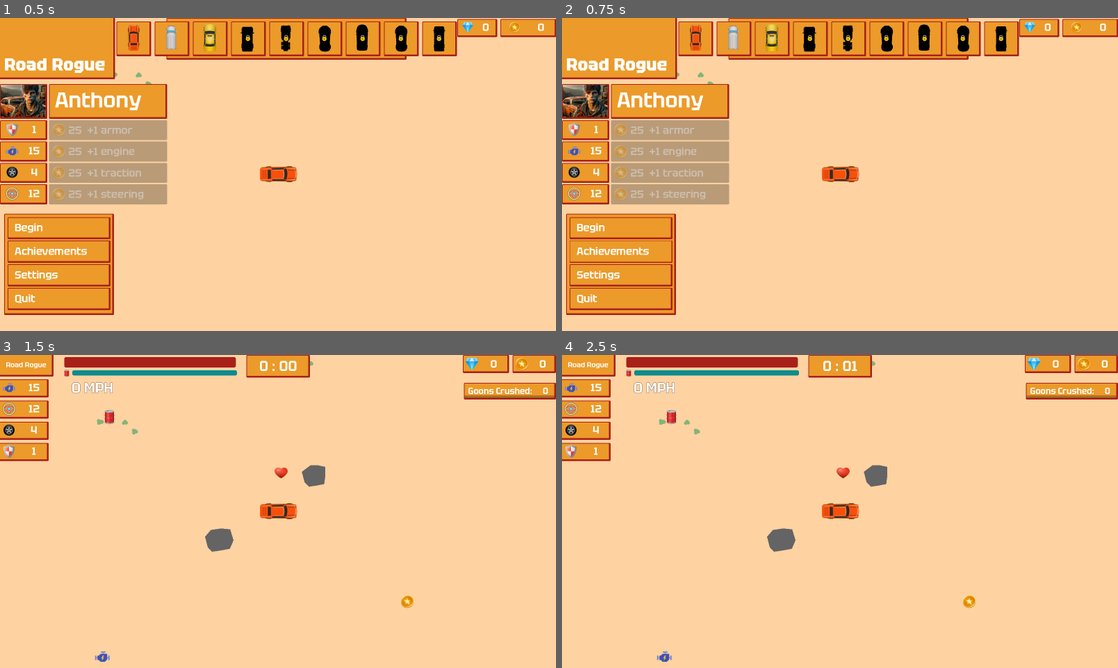
Above: before the commit, frames 1-4 (two rows, left to right).
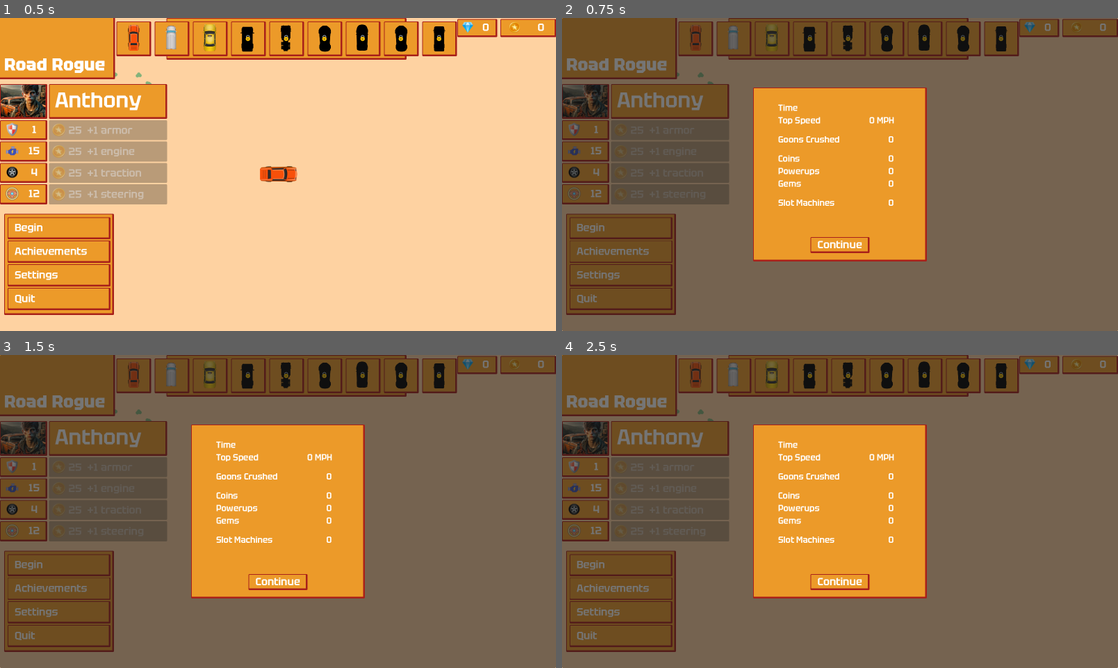
Above: after the commit, the same moments.

Repository: gregrylivingston/GoonCrusher
Game: Godot game, scene res://scene/player/menu/main/mainMenuCamera.tscn
Same seed, same stepped clock (60 frames per second), same inputs: the game is played once before the commit and once after it.
Inputs (mouse positions are in pixels of both pictures, inside the frame that each line leads up to):
- Up to frame 1 (0.5 s): no input
- Up to frame 2 (0.75 s): click "Achievements" at 0.5 s
- Up to frame 3 (1.5 s): click "Begin" at 1.25 s
- Up to frame 4 (2.5 s): click (623, 564) at 2 s, where only the run after the commit has a clickable "Begin"

Frame 1 is identical in both runs. In frame 2, 99% of the frame differs, in the area x 0-100%, y 0-100%; in frame 3, 100%; in frame 4, 100%.

Commit message:
records / achievements 2

Diff:
--- a/lib/overhead_car_2d/overhead_car_body_2d.gd
+++ b/lib/overhead_car_2d/overhead_car_body_2d.gd
@@ -33,6 +33,7 @@
 var coin = 0
 var gem = 0
 var currentGoonsCrushed = 0
+var slotMachines = 0
 
 @onready var rewardAudioPlayer = $"AudioStream-Reward"
 
--- a/scene/player/menu/gameSummary.gd
+++ b/scene/player/menu/gameSummary.gd
@@ -1,27 +1,70 @@
 extends CanvasLayer
 
+var isGameSummary: bool = true #alternative is achievements menu for now
 
 # Called when the node enters the scene tree for the first time.
 func _ready():
 	process_mode = Node.PROCESS_MODE_ALWAYS
+	if isGameSummary: buildGameSummary()
+	else: buildAchievementSummary()
 
+
+func buildGameSummary():
+			#"records":{"time":0,"gem":0,"coin":0,"speed":0,"goonsCrushed":0,"slotMachines":0,"powerups":0,},
+	var crushed = Root.playerCar.currentGoonsCrushed
+	if crushed > SaveManager.playerData.cars[Root.playerCar.carId].records.goonsCrushed:
+		SaveManager.playerData.cars[Root.playerCar.carId].records.goonsCrushed = crushed
 	$Panel/Panel2/VBoxContainer/HBoxContainer6/goonsCrushed.text = str(Root.playerCar.currentGoonsCrushed)
-	$Panel/Panel2/VBoxContainer/HBoxContainer3/topSpeed.text = str(int(Root.playerCar._highest_measured_speed/10)) + " MPH"
+
+	var topSpeed = int(Root.playerCar._highest_measured_speed/10)
+	if topSpeed > SaveManager.playerData.cars[Root.playerCar.carId].records.speed:
+		SaveManager.playerData.cars[Root.playerCar.carId].records.speed = topSpeed
+	$Panel/Panel2/VBoxContainer/HBoxContainer3/topSpeed.text = str(topSpeed) + " MPH"
+
 	$Panel/Panel2/VBoxContainer/HBoxContainer7/time.text = str( get_tree().get_first_node_in_group("runTimer").text )
 
+	var coin = Root.playerCar.coin
+	if coin > SaveManager.playerData.cars[Root.playerCar.carId].records.coin:
+		SaveManager.playerData.cars[Root.playerCar.carId].records.coin = coin
 	$Panel/Panel2/VBoxContainer/HBoxContainer2/coinsCollected.text = str(Root.playerCar.coin)
-	$Panel/Panel2/VBoxContainer/HBoxContainer4/powerups.text = str( Root.playerCar.powerupsCollected )
-	$Panel/Panel2/VBoxContainer/HBoxContainer5/gems.text = str(Root.playerCar.gem)
 
-	Root.earnedCoins = Root.playerCar.coin
-	Root.earnedGems = Root.playerCar.gem
+	var powerups = Root.playerCar.powerupsCollected
+	if powerups > SaveManager.playerData.cars[Root.playerCar.carId].records.powerups:
+		SaveManager.playerData.cars[Root.playerCar.carId].records.powerups = powerups
+	$Panel/Panel2/VBoxContainer/HBoxContainer4/powerups.text = str( powerups )
+
+	var gem = Root.playerCar.gem
+	if gem > SaveManager.playerData.cars[Root.playerCar.carId].records.gem:
+		SaveManager.playerData.cars[Root.playerCar.carId].records.gem = gem
+	$Panel/Panel2/VBoxContainer/HBoxContainer5/gems.text = str(gem)
+
+	var slotMachines = Root.playerCar.slotMachines
+	if slotMachines > SaveManager.playerData.cars[Root.playerCar.carId].records.slotMachines:
+		SaveManager.playerData.cars[Root.playerCar.carId].records.slotMachines = slotMachines
+
+	$Panel/Panel2/VBoxContainer/HBoxContainer8/slotMachines.text = str(slotMachines)
+	Root.earnedCoins = coin
+	Root.earnedGems = gem
+	SaveManager.save_character_data()
 
 
-# Called every frame. 'delta' is the elapsed time since the previous frame.
-func _process(delta):
-	pass
+
+func buildAchievementSummary():
+	$Panel/Panel2/VBoxContainer/HBoxContainer6/goonsCrushed.text = str(SaveManager.playerData.cars[Root.playerCar.carId].records.goonsCrushed)
+	$Panel/Panel2/VBoxContainer/HBoxContainer3/topSpeed.text = str(SaveManager.playerData.cars[Root.playerCar.carId].records.speed) + " MPH"
+	$Panel/Panel2/VBoxContainer/HBoxContainer7/time.visible = false
+
+	$Panel/Panel2/VBoxContainer/HBoxContainer2/coinsCollected.text = str(SaveManager.playerData.cars[Root.playerCar.carId].records.coin)
+	$Panel/Panel2/VBoxContainer/HBoxContainer4/powerups.text = str( SaveManager.playerData.cars[Root.playerCar.carId].records.powerups )
+	$Panel/Panel2/VBoxContainer/HBoxContainer5/gems.text = str(SaveManager.playerData.cars[Root.playerCar.carId].records.gem)
+
+	$Panel/Panel2/VBoxContainer/HBoxContainer8/slotMachines.text = str(SaveManager.playerData.cars[Root.playerCar.carId].records.slotMachines)
+
+
 
 
 func _on_continue_pressed():
-	get_tree().paused = false
-	get_tree().change_scene_to_file("res://scene/player/menu/main/mainMenuCamera.tscn")
+	if isGameSummary:
+		get_tree().paused = false
+		get_tree().change_scene_to_file("res://scene/player/menu/main/mainMenuCamera.tscn")
+	else: queue_free()
--- a/scene/player/menu/gameSummary.tscn
+++ b/scene/player/menu/gameSummary.tscn
@@ -62,7 +62,7 @@
 [node name="Label" type="Label" parent="Panel/Panel2/VBoxContainer/HBoxContainer7"]
 layout_mode = 2
 theme_override_font_sizes/font_size = 24
-text = "Top Speed"
+text = "Time"
 
 [node name="time" type="Label" parent="Panel/Panel2/VBoxContainer/HBoxContainer7"]
 layout_mode = 2
@@ -70,20 +70,6 @@
 theme_override_font_sizes/font_size = 24
 text = "0
 "
-
-[node name="HBoxContainer6" type="HBoxContainer" parent="Panel/Panel2/VBoxContainer"]
-layout_mode = 2
-
-[node name="Label" type="Label" parent="Panel/Panel2/VBoxContainer/HBoxContainer6"]
-layout_mode = 2
-theme_override_font_sizes/font_size = 24
-text = "Goons Crushed"
-
-[node name="goonsCrushed" type="Label" parent="Panel/Panel2/VBoxContainer/HBoxContainer6"]
-layout_mode = 2
-size_flags_horizontal = 10
-theme_override_font_sizes/font_size = 24
-text = "2"
 
 [node name="HBoxContainer3" type="HBoxContainer" parent="Panel/Panel2/VBoxContainer"]
 layout_mode = 2
@@ -99,6 +85,25 @@
 theme_override_font_sizes/font_size = 24
 text = "0
 "
+
+[node name="HSeparator3" type="HSeparator" parent="Panel/Panel2/VBoxContainer"]
+modulate = Color(1, 1, 1, 0)
+custom_minimum_size = Vector2(0, 15)
+layout_mode = 2
+
+[node name="HBoxContainer6" type="HBoxContainer" parent="Panel/Panel2/VBoxContainer"]
+layout_mode = 2
+
+[node name="Label" type="Label" parent="Panel/Panel2/VBoxContainer/HBoxContainer6"]
+layout_mode = 2
+theme_override_font_sizes/font_size = 24
+text = "Goons Crushed"
+
+[node name="goonsCrushed" type="Label" parent="Panel/Panel2/VBoxContainer/HBoxContainer6"]
+layout_mode = 2
+size_flags_horizontal = 10
+theme_override_font_sizes/font_size = 24
+text = "2"
 
 [node name="HSeparator" type="HSeparator" parent="Panel/Panel2/VBoxContainer"]
 modulate = Color(1, 1, 1, 0)
@@ -147,6 +152,25 @@
 theme_override_font_sizes/font_size = 24
 text = "0"
 
+[node name="HSeparator2" type="HSeparator" parent="Panel/Panel2/VBoxContainer"]
+modulate = Color(1, 1, 1, 0)
+custom_minimum_size = Vector2(0, 15)
+layout_mode = 2
+
+[node name="HBoxContainer8" type="HBoxContainer" parent="Panel/Panel2/VBoxContainer"]
+layout_mode = 2
+
+[node name="Label" type="Label" parent="Panel/Panel2/VBoxContainer/HBoxContainer8"]
+layout_mode = 2
+theme_override_font_sizes/font_size = 24
+text = "Slot Machines"
+
+[node name="slotMachines" type="Label" parent="Panel/Panel2/VBoxContainer/HBoxContainer8"]
+layout_mode = 2
+size_flags_horizontal = 10
+theme_override_font_sizes/font_size = 24
+text = "0"
+
 [node name="AudioStreamPlayer" type="AudioStreamPlayer" parent="."]
 stream = ExtResource("4_dohqh")
 
--- a/scene/player/menu/main/mainMenu.gd
+++ b/scene/player/menu/main/mainMenu.gd
@@ -109,3 +109,9 @@
 func updateAudioLevels():
 	$AudioStreamPlayer.volume_db = -8 + SaveManager.getVolume( "music" )
 	$voicePlayer.volume_db = 2 + SaveManager.getVolume( "voice" )
+
+
+func _on_achievements_pressed():
+	var scene = load("res://scene/player/menu/gameSummary.tscn").instantiate()
+	scene.isGameSummary = false
+	add_child(scene)
--- a/scene/player/menu/main/mainMenu.tscn
+++ b/scene/player/menu/main/mainMenu.tscn
@@ -229,6 +229,7 @@
 volume_db = 2.0
 
 [connection signal="pressed" from="Panel2/VBoxContainer/beginButton" to="." method="_on_begin_button_pressed"]
+[connection signal="pressed" from="Panel2/VBoxContainer/achievements" to="." method="_on_achievements_pressed"]
 [connection signal="pressed" from="Panel2/VBoxContainer/settingsButton" to="." method="_on_settings_button_pressed"]
 [connection signal="pressed" from="Panel2/VBoxContainer/quitButton" to="." method="_on_quit_button_pressed"]
 [connection signal="pressed" from="freeMoneyButton" to="." method="_on_free_money_button_pressed"]
--- a/scene/player/save/playerData.gd
+++ b/scene/player/save/playerData.gd
@@ -8,38 +8,47 @@
 	"sedan":{
 		"cost":0,
 		"upgrades":{"traction":0,"engine":0,"armor":0,"steering":0},
+		"records":{"time":0,"gem":0,"coin":0,"speed":0,"goonsCrushed":0,"slotMachines":0,"powerups":0,},
 	},
 	"van":{
 		"cost":0,
 		"upgrades":{"traction":0,"engine":0,"armor":0,"steering":0},
+		"records":{"time":0,"gem":0,"coin":0,"speed":0,"goonsCrushed":0,"slotMachines":0,"powerups":0,},
 	},
 	"taxi":{
 		"cost":0,
 		"upgrades":{"traction":0,"engine":0,"armor":0,"steering":0},
+		"records":{"time":0,"gem":0,"coin":0,"speed":0,"goonsCrushed":0,"slotMachines":0,"powerups":0,},
 	},
 	"pickup":{
 		"cost":10000,
 		"upgrades":{"traction":0,"engine":0,"armor":0,"steering":0},
+		"records":{"time":0,"gem":0,"coin":0,"speed":0,"goonsCrushed":0,"slotMachines":0,"powerups":0,},
 	},
 	"semi":{
 		"cost":25000,
 		"upgrades":{"traction":0,"engine":0,"armor":0,"steering":0},
+		"records":{"time":0,"gem":0,"coin":0,"speed":0,"goonsCrushed":0,"slotMachines":0,"powerups":0,},
 	},
 	"audi":{
 		"cost":50000,
 		"upgrades":{"traction":0,"engine":0,"armor":0,"steering":0},
+		"records":{"time":0,"gem":0,"coin":0,"speed":0,"goonsCrushed":0,"slotMachines":0,"powerups":0,},
 	},
 	"racer":{
 		"cost":50000,
 		"upgrades":{"traction":0,"engine":0,"armor":0,"steering":0},
+		"records":{"time":0,"gem":0,"coin":0,"speed":0,"goonsCrushed":0,"slotMachines":0,"powerups":0,},
 	},
 	"police":{
 		"cost":99999,
 		"upgrades":{"traction":0,"engine":0,"armor":0,"steering":0},
+		"records":{"time":0,"gem":0,"coin":0,"speed":0,"goonsCrushed":0,"slotMachines":0,"powerups":0,},
 	},
 	"ambulance":{
 		"cost":99999,
 		"upgrades":{"traction":0,"engine":0,"armor":0,"steering":0},
+		"records":{"time":0,"gem":0,"coin":0,"speed":0,"goonsCrushed":0,"slotMachines":0,"powerups":0,},
 	}
 }
 
--- a/scene/player/slots/slotMachine.gd
+++ b/scene/player/slots/slotMachine.gd
@@ -13,6 +13,7 @@
 var slotTransition = preload("res://scene/fx/lotto/lottoTransition.tscn")
 # Called when the node enters the scene tree for the first time.
 func _ready():
+	Root.playerCar.slotMachines += 1
 	$slotMachineBonusSound.stream = load(winSound[ randi_range( 0 , winSound.size() -1 ) ] )
 	$slotMachineBonusSound.play()
 	myBackground = slotTransition.instantiate()
